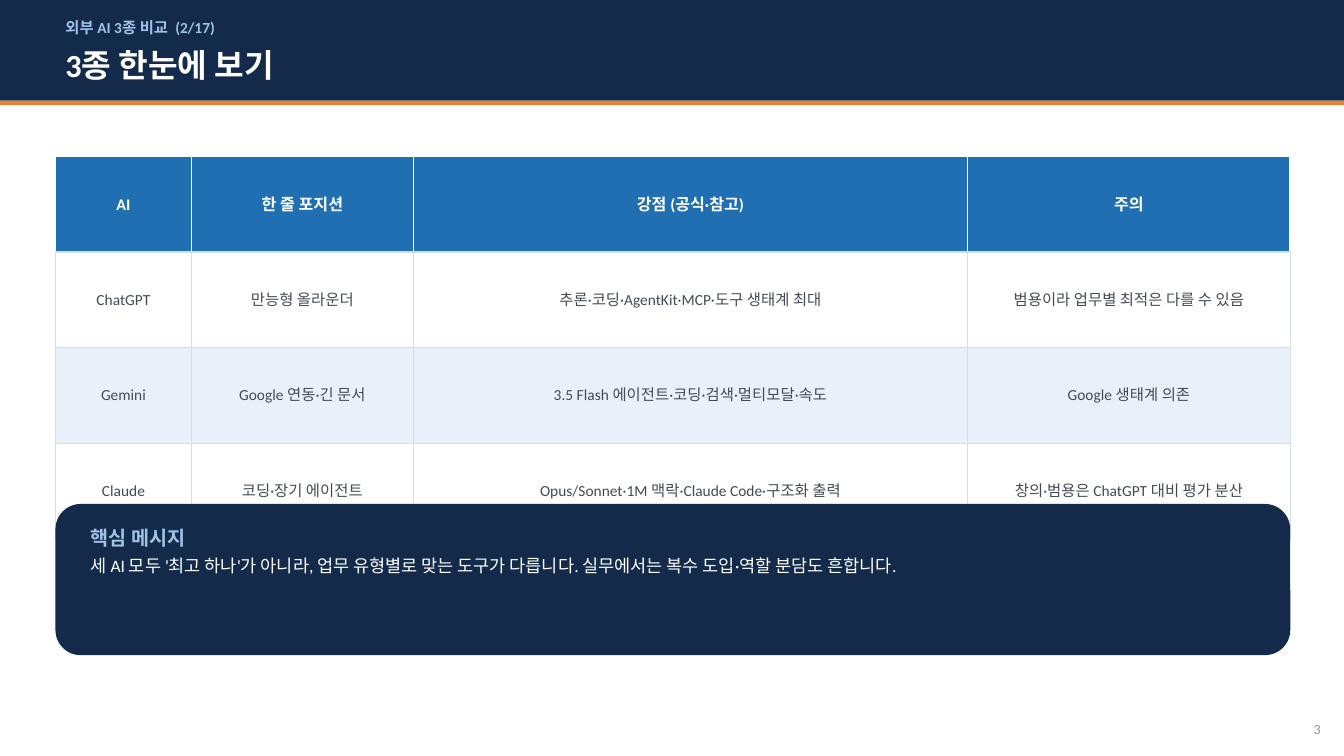
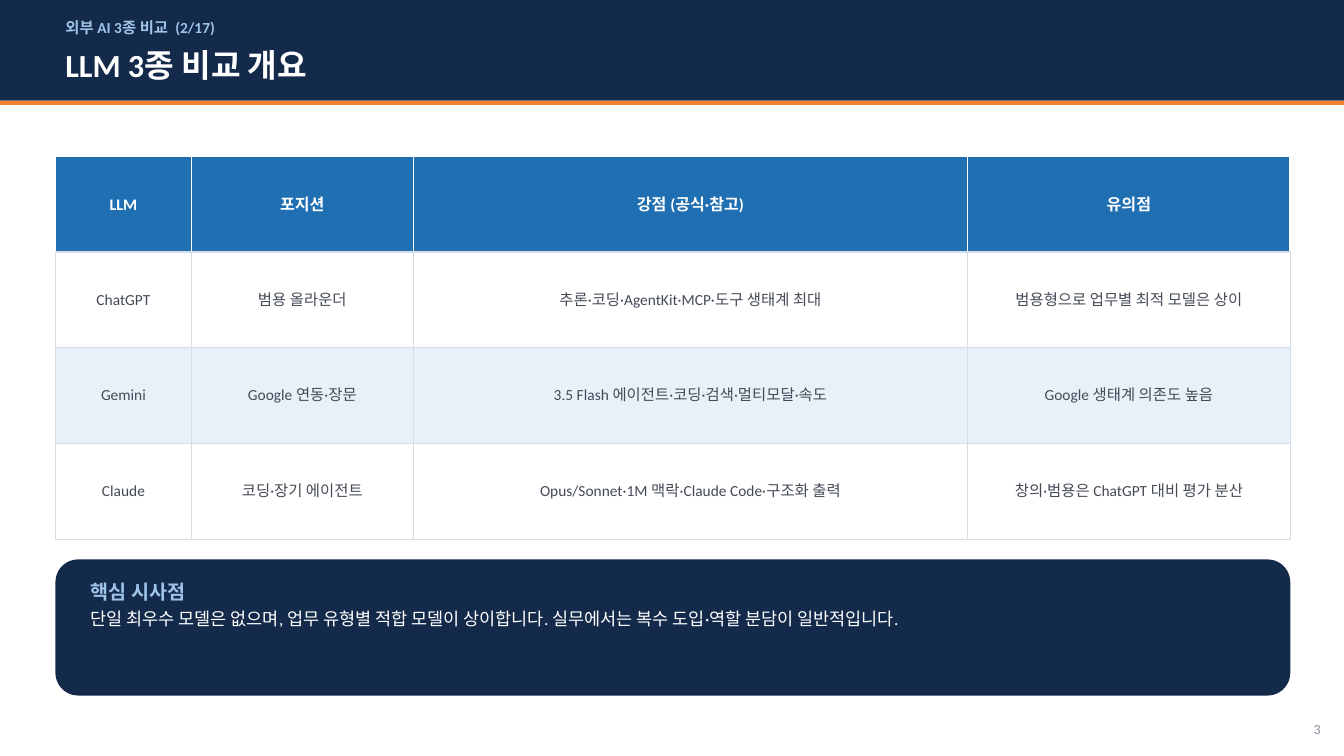
Before and after one commit to whaleonbush/poc, a slide deck: slide 3 of 외부AI_3종_비교조사.pptx. Drawn at 1344x756 pixels with LibreOffice and Linux fonts; fonts in the diff are those of the drawing. Boxes give left, top, right and bottom in pixels: in the first picture for what was removed or moved away, otherwise in the second. Text is boxed around its words. In the diff, an @@ line names an element or a change of style, - is before the commit and + after.

```diff
--- a/외부AI_3종_비교조사.pptx
+++ b/외부AI_3종_비교조사.pptx
@@ text at bbox=[65, 50, 307, 80]: text changed @@
-3종 한눈에 보기
+LLM 3종 비교 개요
@@ text at bbox=[110, 199, 138, 210]: text changed @@
-AI
+LLM
@@ text at bbox=[280, 196, 324, 212]: text changed @@
-한 줄 포지션
+포지션
@@ text at bbox=[1107, 196, 1151, 212]: text changed @@
-주의
+유의점
@@ text at bbox=[258, 292, 347, 306]: text changed @@
-만능형 올라운더
+범용 올라운더
@@ text at bbox=[1015, 292, 1242, 307]: text changed @@
-범용이라 업무별 최적은 다를 수 있음
+범용형으로 업무별 최적 모델은 상이
@@ text at bbox=[248, 387, 357, 403]: text changed @@
-Google 연동·긴 문서
+Google 연동·장문
@@ text at bbox=[1045, 387, 1213, 403]: text changed @@
-Google 생태계 의존
+Google 생태계 의존도 높음
@@ rounded rectangle: place and size @@
-rounded rectangle at bbox=[55, 504, 1291, 655]
+rounded rectangle at bbox=[55, 560, 1291, 696]
@@ text at bbox=[91, 582, 899, 627]: text changed @@
-핵심 메시지
-세 AI 모두 '최고 하나'가 아니라, 업무 유형별로 맞는 도구가 다릅니다. 실무에서는 복수 도입·역할 분담도 흔합니다.
+핵심 시사점
+단일 최우수 모델은 없으며, 업무 유형별 적합 모델이 상이합니다. 실무에서는 복수 도입·역할 분담이 일반적입니다.
```
Also in this commit, not shown: 14 other slides changed, 1 other file.
